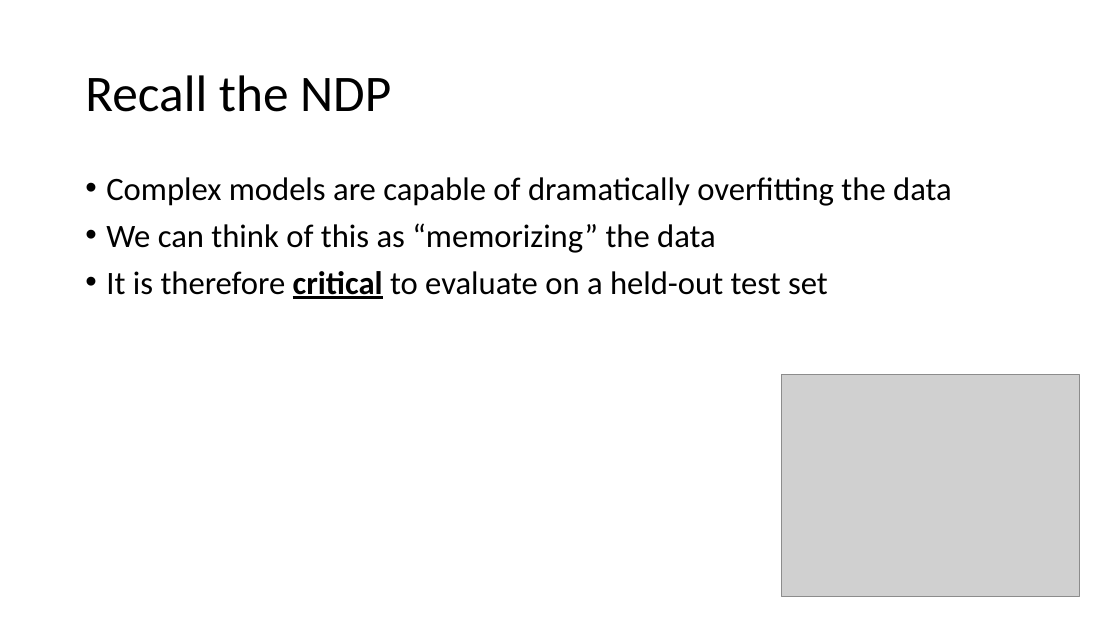
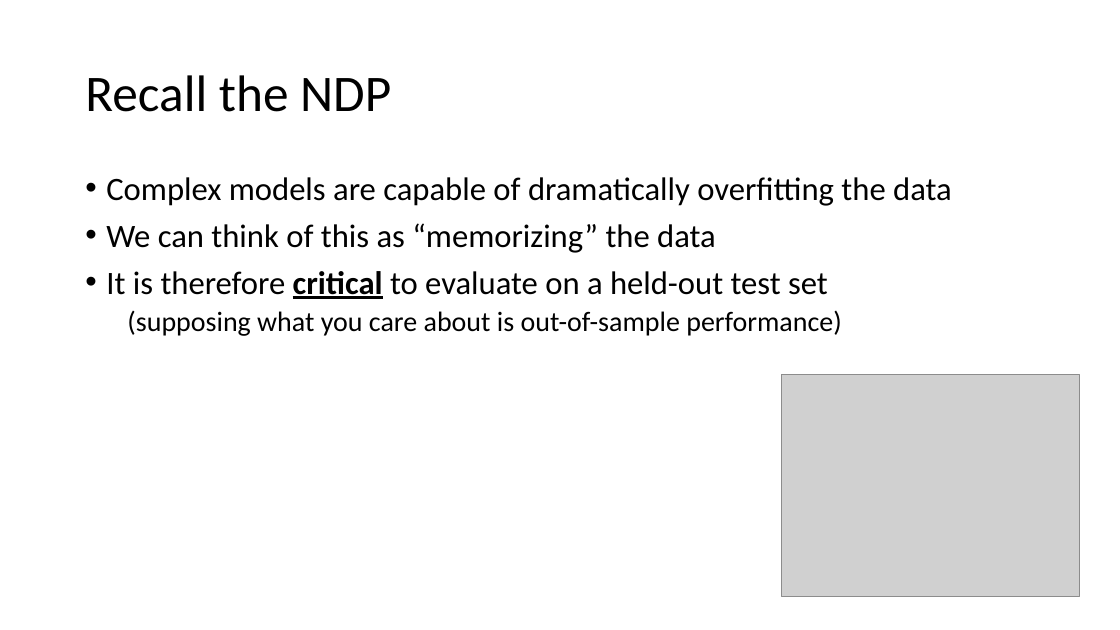
Before and after one commit to mengelhard/mmci_applied_ds, a slide deck: slide 2 of lectures/mitigating_overfitting.pptx. Drawn at 1120x630 pixels with LibreOffice and Linux fonts; fonts in the diff are those of the drawing; grey boxes stand for pictures. Boxes give left, top, right and bottom in pixels: in the first picture for what was removed or moved away, otherwise in the second. Text is boxed around its words. In the diff, an @@ line names an element or a change of style, - is before the commit and + after.

```diff
--- a/lectures/mitigating_overfitting.pptx
+++ b/lectures/mitigating_overfitting.pptx
@@ text at (127, 310, 842, 336): paragraph added @@
+  (supposing what you care about is out-of-sample performance)
```
Also in this commit, not shown: 1 other slide changed, 14 slides added, 1 slide removed, 1 other file.
